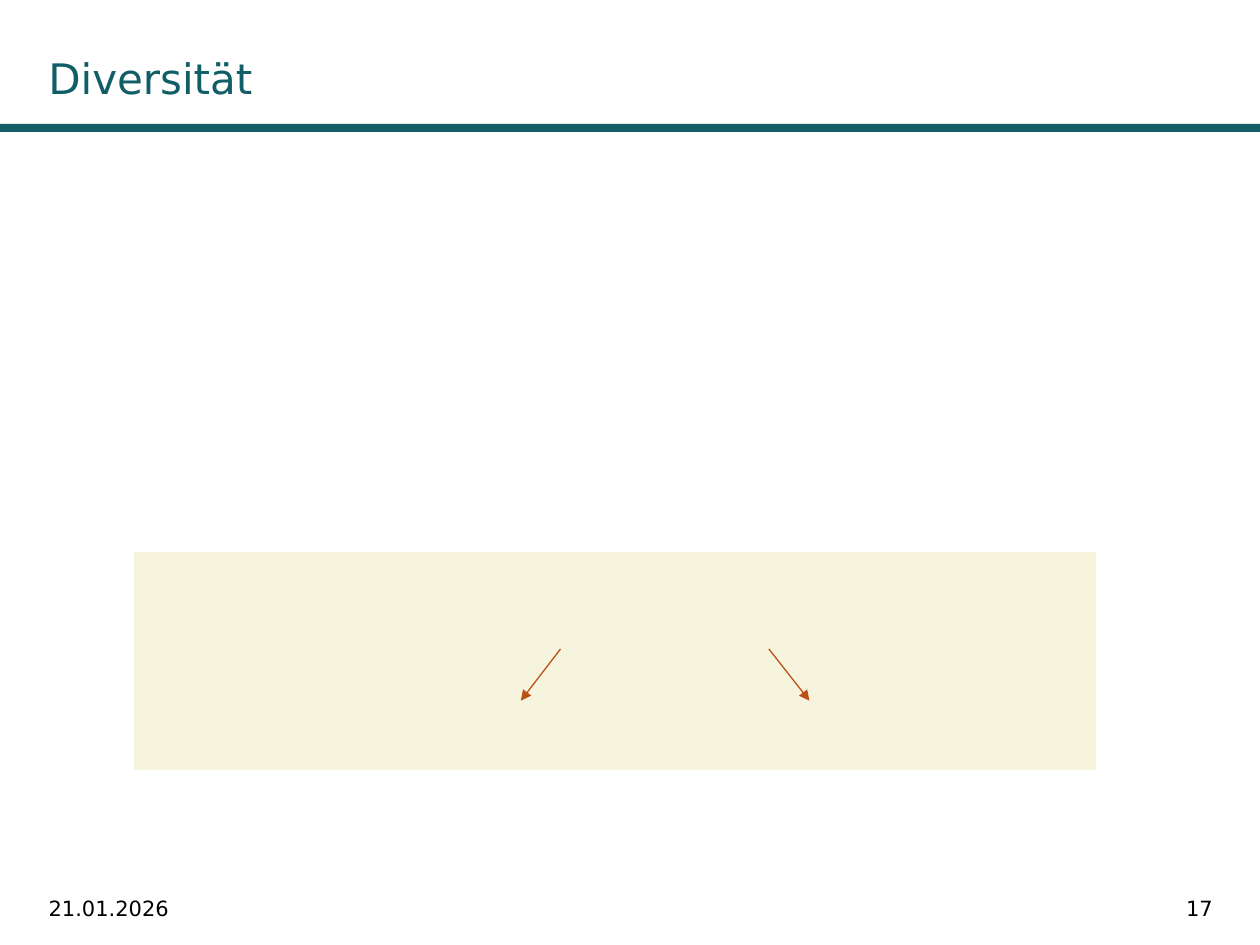
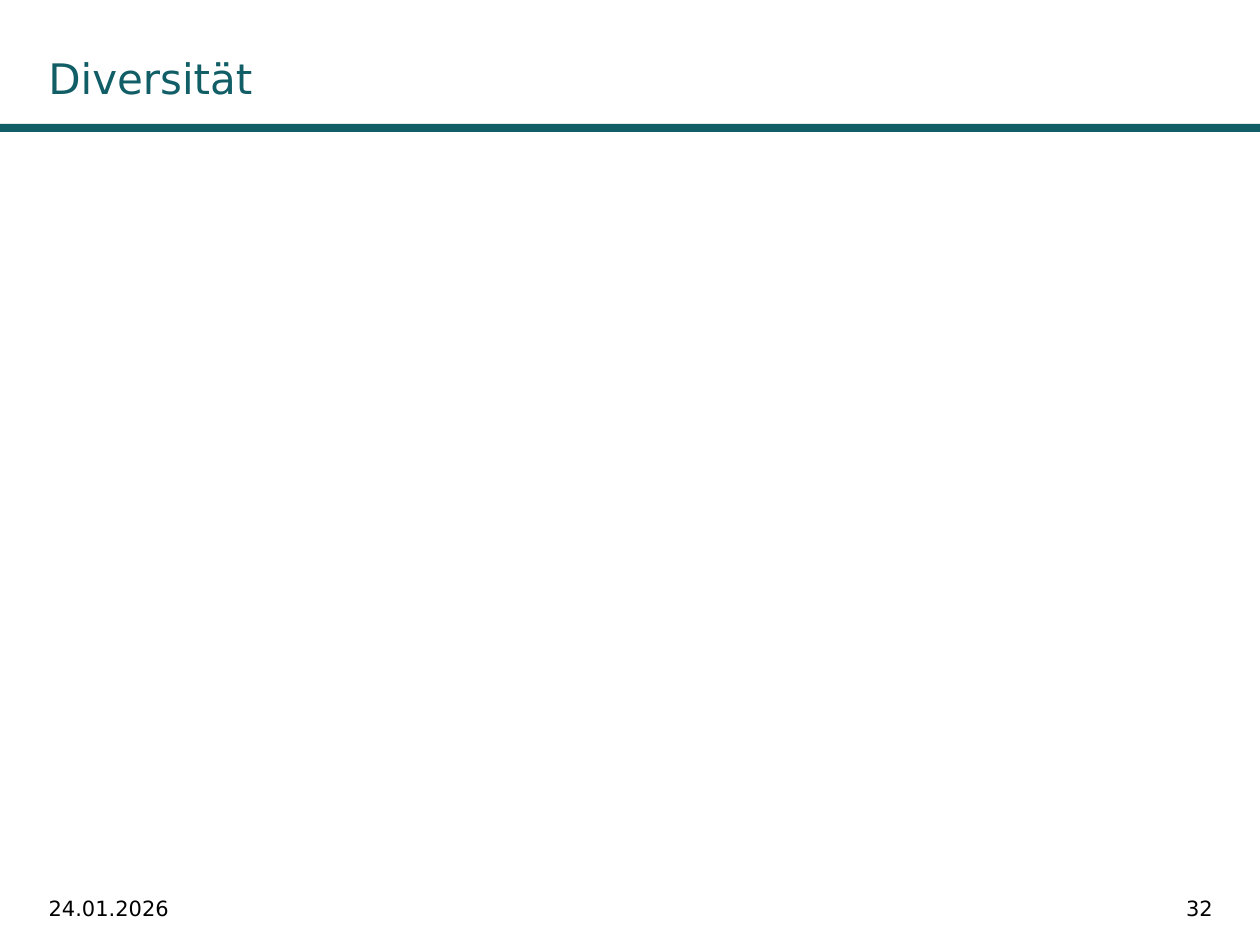
Before and after one commit to fabiw98/Seminar_DICE, a slide deck: slide 32 of Präsentation/DiCE_PowerPoint.potx (slide 17 before the commit). Drawn at 1260x945 pixels with LibreOffice and Linux fonts; fonts in the diff are those of the drawing; grey boxes stand for pictures; background and template pictures are left out. Boxes give left, top, right and bottom in pixels: in the first picture for what was removed or moved away, otherwise in the second. Text is boxed around its words. In the diff, an @@ line names an element or a change of style, - is before the commit and + after.

```diff
--- a/Präsentation/DiCE_PowerPoint.potx
+++ b/Präsentation/DiCE_PowerPoint.potx
@@ rectangle added at (35,294,1216,809), fill #FFFFFF @@
@@ rectangle removed at (134,552,1096,770) @@
@@ arrow removed from (561, 649) to (520, 701) @@
@@ arrow removed from (769, 649) to (809, 701) @@
@@ text at (49,900,169,917): text changed @@
-21.01.2026
+24.01.2026
@@ page number at (1186,900,1213,917): text changed @@
-17
+32
```
Also in this commit, not shown: 34 other slides changed, 38 slides added, 2 slides removed, 3 other files.
